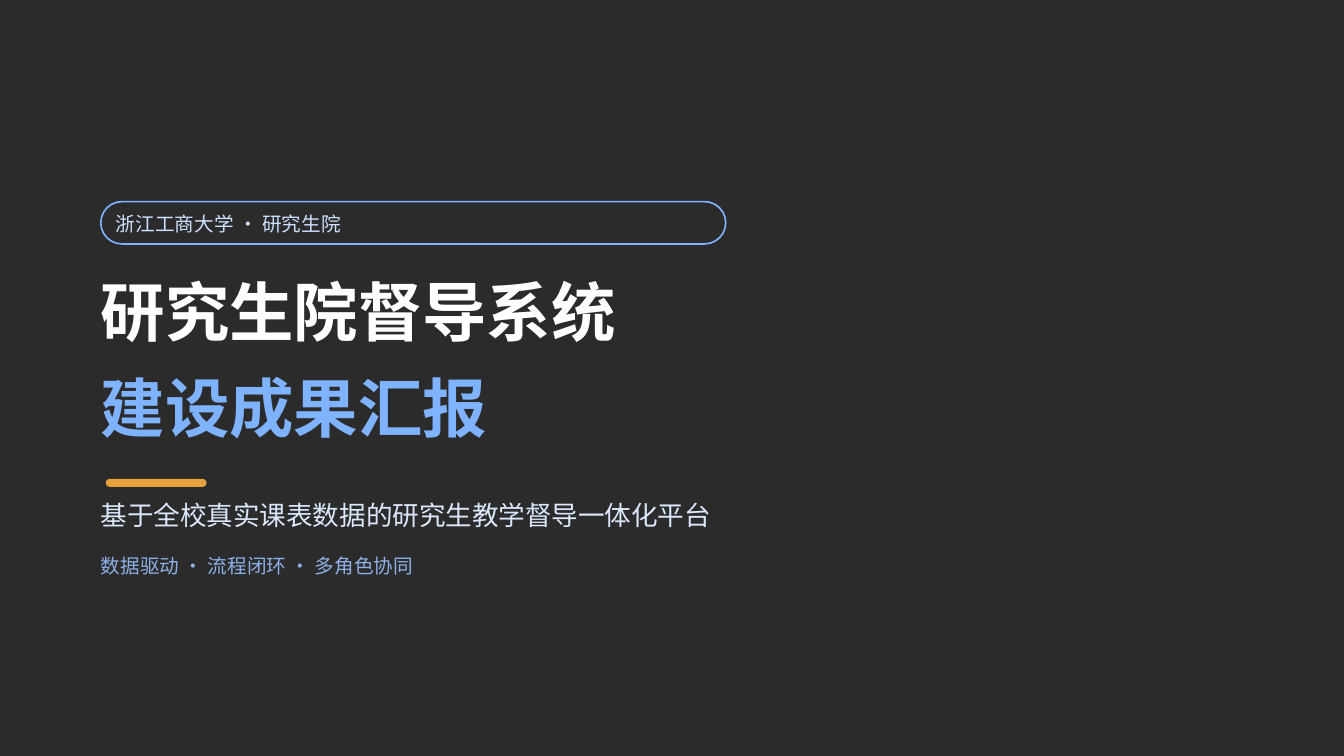
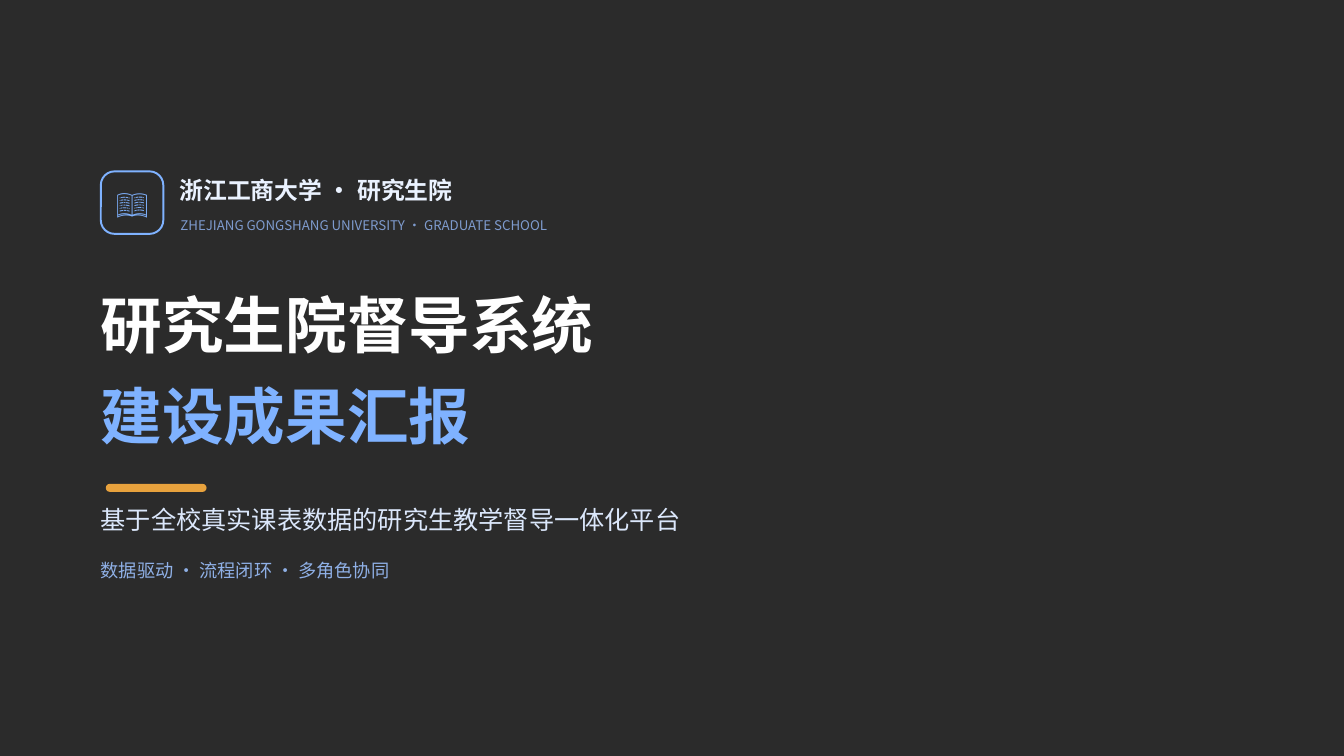
Before and after one commit to 1739467001-svg/example-of-report, a slide deck: slide 1 of slides/督导系统建设成果汇报.pptx. Drawn at 1344x756 pixels with LibreOffice and Linux fonts; fonts in the diff are those of the drawing; background and template pictures are left out; a plain dark background stands for a picture behind light text. Boxes give left, top, right and bottom in pixels: in the first picture for what was removed or moved away, otherwise in the second. Text is boxed around its words. In the diff, an @@ line names an element or a change of style, - is before the commit and + after.

```diff
--- a/slides/督导系统建设成果汇报.pptx
+++ b/slides/督导系统建设成果汇报.pptx
@@ rounded rectangle: place and size @@
-rounded rectangle at (101, 202, 726, 244)
+rounded rectangle at (101, 171, 163, 234)
@@ rounded rectangle at (101, 171, 163, 234): outline #7FB2FF 1.2 pt to #7FB2FF 1.4 pt; proportions changed @@
@@ text added at (101, 171, 163, 234), 22 pt, text #7FB2FF, bold @@
+📖
@@ text "浙江工商大学 · 研究生院": place and size @@
-text "浙江工商大学 · 研究生院" at (116, 214, 340, 233)
+text "浙江工商大学 · 研究生院" at (179, 178, 452, 201)
@@ text "浙江工商大学 · 研究生院" at (179, 178, 452, 201): size 14 to 17 pt, text colour #CFE0FF to #EAF2FF, bold on; vertical alignment middle to top @@
@@ text added at (180, 220, 547, 230), 9.5 pt, text #7E9BCE @@
+ZHEJIANG GONGSHANG UNIVERSITY · GRADUATE SCHOOL
@@ text "研究生院督导系统" at (101, 295, 594, 354): size 46 to 44 pt @@
@@ text "研究生院督导系统": place and size @@
-text "研究生院督导系统" at (101, 280, 616, 342)
+text "研究生院督导系统" at (101, 295, 594, 354)
@@ text "建设成果汇报": place and size @@
-text "建设成果汇报" at (101, 377, 487, 438)
+text "建设成果汇报" at (101, 386, 471, 445)
@@ text "建设成果汇报" at (101, 386, 471, 445): size 46 to 44 pt @@
@@ text "基于全校真实课表数据的研究生教学督导一体化平台" at (101, 507, 681, 531): size 19 to 18 pt @@
@@ rounded rectangle: place and size @@
-rounded rectangle at (106, 479, 207, 487)
+rounded rectangle at (106, 484, 207, 492)
@@ text "数据驱动 · 流程闭环 · 多角色协同" at (101, 561, 389, 579): size 14 to 13 pt @@
```
Also in this commit, not shown: 14 other slides changed, 7 slides added, 9 other files.
